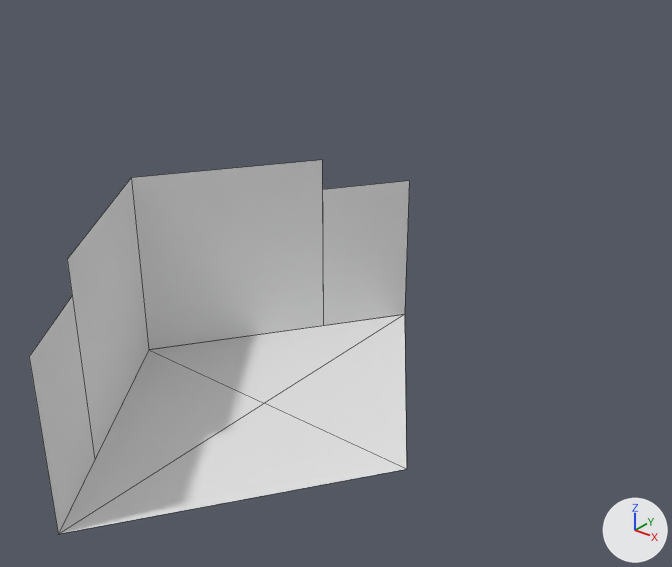
Renders of the FBX model Assets/05_Models/Stage.fbx from each side of a commit.
Camera for both pictures: a 50 mm camera at (7.04, -33.61, 7.71) aimed at (-2.77, -21.35, 0.11). The axes (+X, +Y, +Z) are drawn at lower right. The lights are the same throughout. Mesh edges are drawn as thin lines. Materials are left out; every surface is plain grey. Where no turn or scale is listed for an object, it has been applied to the vertices.

The first picture shows 'Floor', 'Wall_F_Main', 'Wall_L_Sub', 'Wall_L_Sub.001', 'Wall_R_Main'.
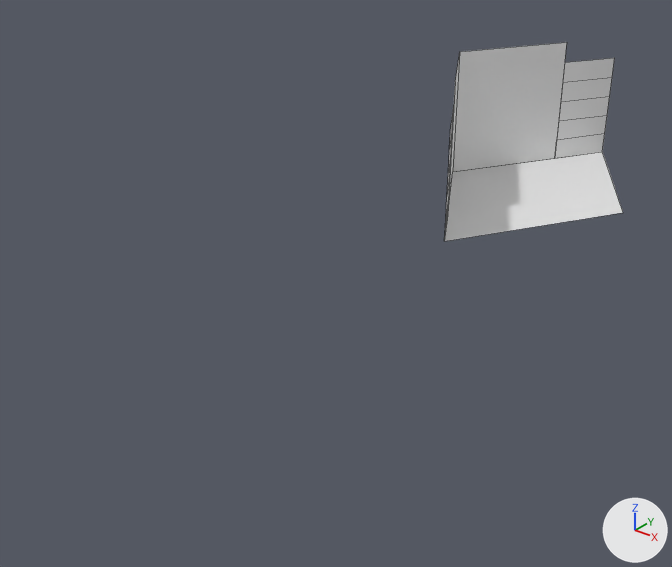
What differs and where, as boxes (x1, y1, x2, y2) in the pictures (672 x 567 px):
'Floor', deleted: before (59, 314, 407, 534)
'Wall_R_Main', moved, turned: before (131, 160, 323, 350); after (453, 42, 567, 172)
'Wall_L_Sub.001', reshaped, moved, turned: before (322, 181, 409, 326); after (555, 58, 615, 158)
'Wall_F_Main', deleted: before (67, 179, 148, 458)
'Floor.001', added: after (445, 152, 623, 241)
'Wall_L_Sub', reshaped, moved, turned: before (29, 297, 95, 534); after (444, 107, 454, 241)
'Wall_L_Main', added: after (448, 53, 460, 208)

The change, as a list of edits to the scene's bpy script:
```text
Change me_plane_009:
    where me_plane_009.from_pydata(...)  # 4 vertices, 1 face; spans x -1.25..1.25, y -0.75..0.75, z 0.0
    used by ob_wall_l_sub_001; parent = ob_floor; location = (-0.43, 3.063, 1.25); rotation_euler = (-2.531, 1.571, 0.0), in degrees (-145, 90, 0)
    verts and faces of me_plane_009; kept vertices keep their numbers, new ones are numbered from 4
    me_plane_009 part 2
    add delete_vertices([*range(0, 4)])  # with the faces that use them
    add verts[4] = (1.5, -1.5, 0.0)  # pixel (554, 158)
    add verts[5] = (-1.0, -1.5, 0.0)  # pixel (564, 62)
    add verts[6] = (-0.5, -1.5, 0.0)  # pixel (562, 82)
    add verts[7] = (0.0, -1.5, 0.0)  # pixel (560, 101)
    add verts[8] = (0.5, -1.5, 0.0)  # pixel (558, 120)
    add verts[9] = (1.0, -1.5, 0.0)  # pixel (556, 139)
    add for new, old in zip([*range(10, 16)], [*range(4, 10)]): verts[new] = verts[old] + (0.0, 1.5, 0.0)
    add faces += [(4, 10, 15, 9), (5, 6, 12, 11), (6, 7, 13, 12), (7, 8, 14, 13), (8, 9, 15, 14)]
Change me_plane_008:
    where me_plane_008.from_pydata(...)  # 4 vertices, 1 face; spans x -1.25..1.25, y -0.75..0.75, z 0.0
    used by ob_wall_l_sub; parent = ob_floor; location = (-0.43, -3.081, 1.25); rotation_euler = (2.531, 1.571, 0.0), in degrees (145, 90, 0)
    verts and faces of me_plane_008; kept vertices keep their numbers, new ones are numbered from 4
    me_plane_008 part 1
    add delete_vertices([*range(0, 4)])  # with the faces that use them
    add verts[4] = (1.5, 0.0, 0.0)  # pixel (444, 241)
    add verts[5] = (1.0, 0.0, 0.0)
    add verts[6] = (0.5, 0.0, 0.0)
    add verts[7] = (0.0, 0.0, 0.0)
    add verts[8] = (-0.5, 0.0, 0.0)  # pixel (449, 149)
    add verts[9] = (-1.0, 0.0, 0.0)
    add for new, old in zip([*range(10, 16)], [*range(4, 10)]): verts[new] = verts[old] + (0.0, 1.5, 0.0)
    add faces += [(4, 10, 11, 5), (8, 14, 15, 9), (7, 13, 14, 8), (6, 12, 13, 7), (5, 11, 12, 6)]
Add me_plane_016:
    me_plane_016.from_pydata([(-1.5, -1.5, 0.0), (1.5, -1.5, 0.0), (-1.5, 1.5, 0.0), (1.5, 1.5, 0.0)], [], [(0, 1, 3, 2)])
Add me_plane_021:
    me_plane_021.from_pydata([(0.95, -3.03, 0.0), (3.2, 0.87, 0.0), (-1.3, 0.87, 0.0), (0.95, 4.77, 0.0)], [], [(0, 1, 3, 2)])
Change ob_wall_l_sub_001:
    ob_wall_l_sub_001.rotation_euler: (-2.531, 1.571, 0.0) -> (0.0, 0.0, 0.0)  # degrees (-145, 90, 0) -> degrees (0, 0, 0)
    ob_wall_l_sub_001.parent: ob_floor -> ob_wall_r_main
    ob_wall_l_sub_001.location: (-0.43, 3.063, 1.25) -> (0.0, 3.0, 0.0)
Change ob_wall_l_sub:
    ob_wall_l_sub.rotation_euler: (2.531, 1.571, 0.0) -> (0.0, 0.0, 0.0)  # degrees (145, 90, 0) -> degrees (0, 0, 0)
    ob_wall_l_sub.parent: ob_floor -> ob_wall_l_main
    ob_wall_l_sub.location: (-0.43, -3.081, 1.25) -> (0.0, -3.0, 0.0)
Remove ob_wall_f_main:
    ob_wall_f_main = bpy.data.objects.new('Wall_F_Main', me_plane_004)
Remove ob_floor:
    ob_floor = bpy.data.objects.new('Floor', me_plane_007)
Change ob_wall_r_main:
    remove ob_wall_r_main.parent = ob_floor
    ob_wall_r_main.location: (-1.721, 1.22, 1.5) -> (-3.902, -12.98, 1.5)
    ob_wall_r_main.rotation_euler: (-2.531, 1.571, 0.0) -> (0.524, 1.571, 0.0)  # degrees (-145, 90, 0) -> degrees (30, 90, 0)
Add ob_wall_l_main:
    ob_wall_l_main = bpy.data.objects.new('Wall_L_Main', me_plane_016)
    ob_wall_l_main.parent = ob_wall_r_main
    ob_wall_l_main.location = (0.0, -2.25, 1.299)
    ob_wall_l_main.rotation_euler = (-1.047, 0.0, 0.0)  # degrees (-60, 0, 0)
Add ob_floor_001:
    ob_floor_001 = bpy.data.objects.new('Floor.001', me_plane_021)
    ob_floor_001.location = (-3.35, -15.15, 0.0)
```
